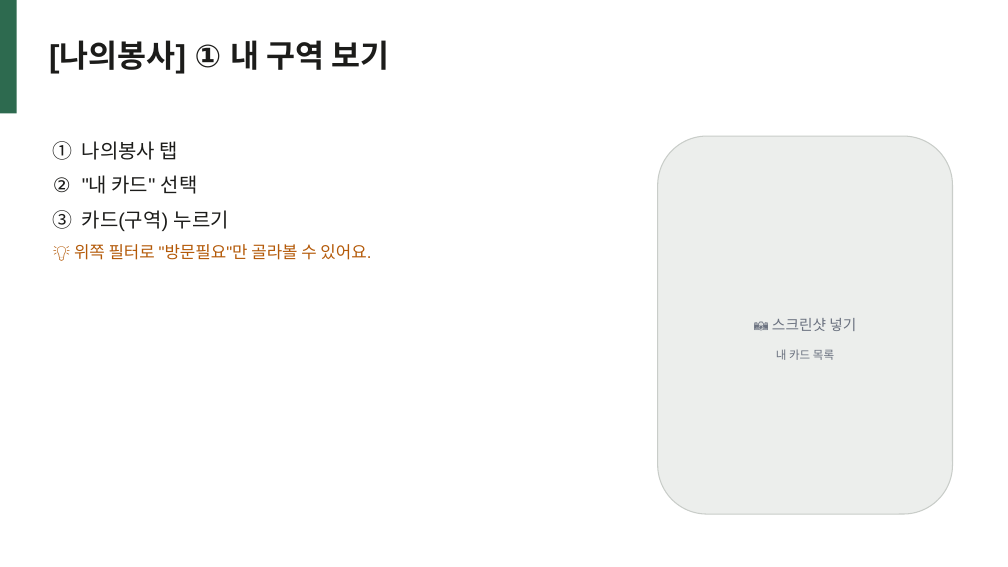
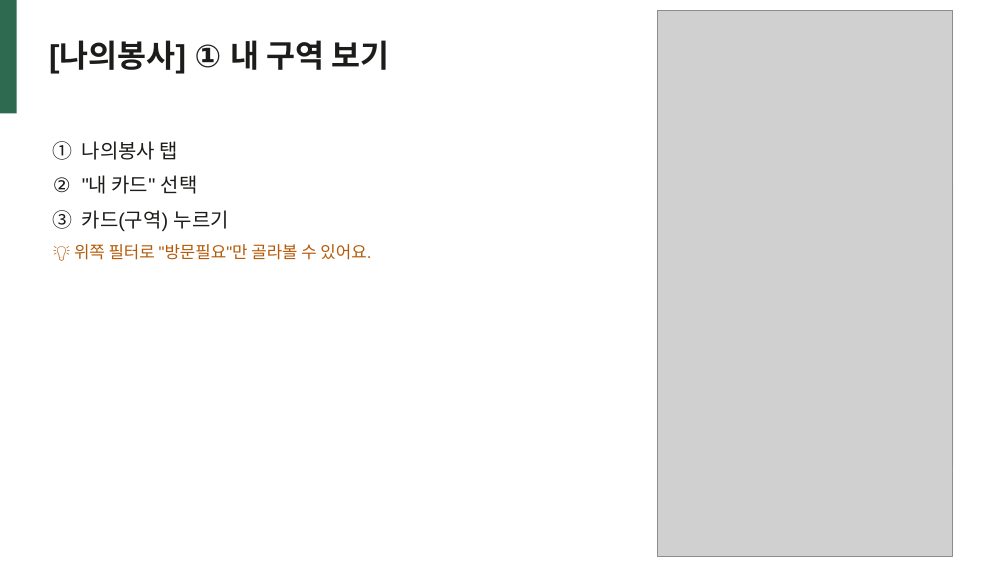
Before and after one commit to macgongming-beep/chinese-territory-app, a slide deck: slide 9 of docs/앱-사용법-봉사자-인도자.pptx. Drawn at 1008x567 pixels with LibreOffice and Linux fonts; fonts in the diff are those of the drawing; grey boxes stand for pictures. Boxes give left, top, right and bottom in pixels: in the first picture for what was removed or moved away, otherwise in the second. Text is boxed around its words. In the diff, an @@ line names an element or a change of style, - is before the commit and + after.

```diff
--- a/docs/앱-사용법-봉사자-인도자.pptx
+++ b/docs/앱-사용법-봉사자-인도자.pptx
@@ picture added at [658, 11, 953, 557] @@
@@ text removed at [772, 318, 856, 331] @@
-📷 스크린샷 넣기
@@ text removed at [776, 349, 834, 360] @@
-내 카드 목록
```
Also in this commit, not shown: 6 other slides changed, 1 slide added, 6 other files.
